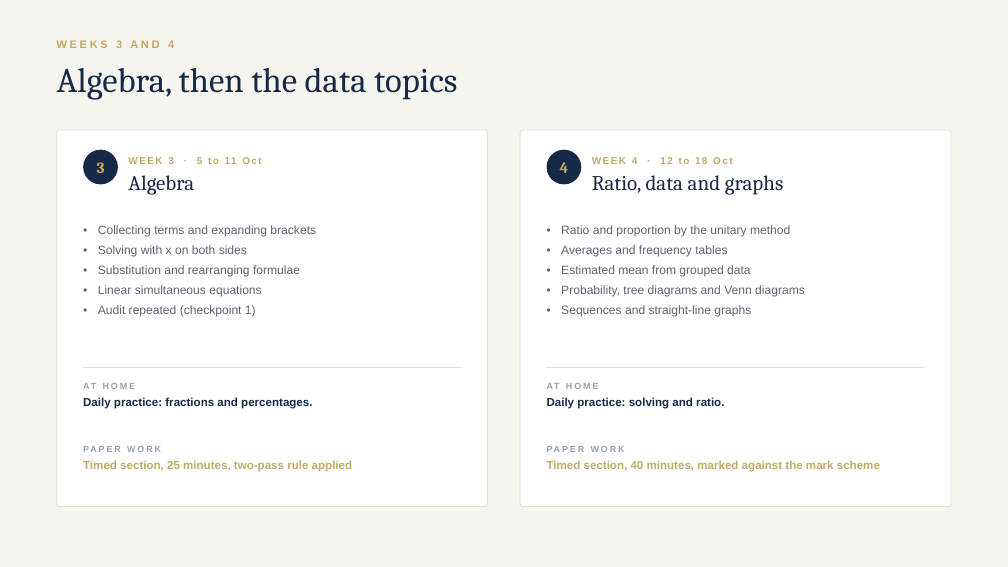
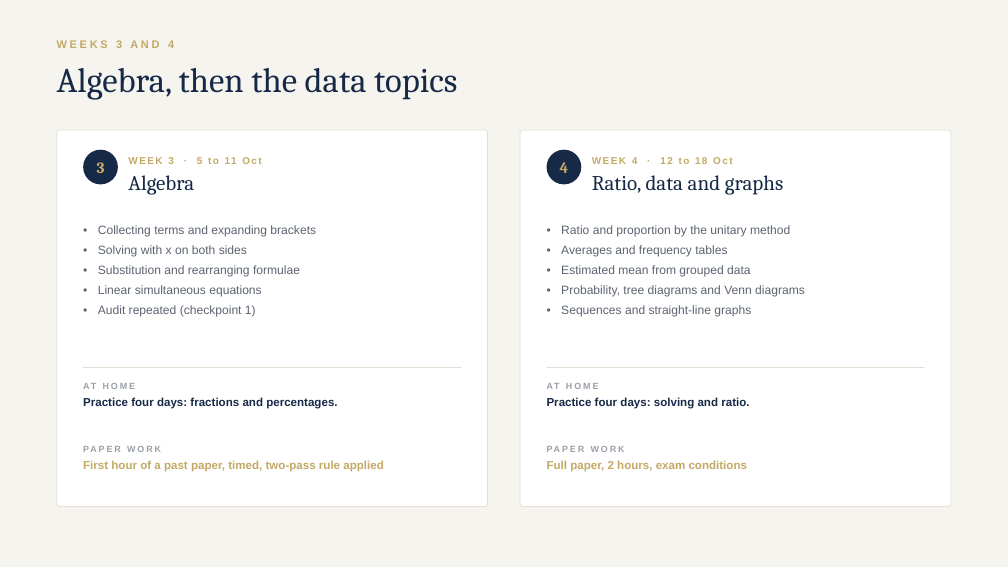
Before and after one commit to AliAljawabra/Daily, a slide deck: slide 8 of tutoring/charlotte/Charlotte_maths_plan.pptx. Drawn at 1008x567 pixels with LibreOffice and Linux fonts; fonts in the diff are those of the drawing. Boxes give left, top, right and bottom in pixels: in the first picture for what was removed or moved away, otherwise in the second. Text is boxed around its words. In the diff, an @@ line names an element or a change of style, - is before the commit and + after.

```diff
--- a/tutoring/charlotte/Charlotte_maths_plan.pptx
+++ b/tutoring/charlotte/Charlotte_maths_plan.pptx
@@ text at <box>83,397,337,409</box>: text changed @@
-Daily practice: fractions and percentages.
+Practice four days: fractions and percentages.
@@ text at <box>547,397,749,409</box>: text changed @@
-Daily practice: solving and ratio.
+Practice four days: solving and ratio.
@@ text at <box>83,460,383,472</box>: text changed @@
-Timed section, 25 minutes, two-pass rule applied
+First hour of a past paper, timed, two-pass rule applied
@@ text at <box>547,460,747,472</box>: text changed @@
-Timed section, 40 minutes, marked against the mark scheme
+Full paper, 2 hours, exam conditions
```
Also in this commit, not shown: 8 other slides changed, 2 other files.
